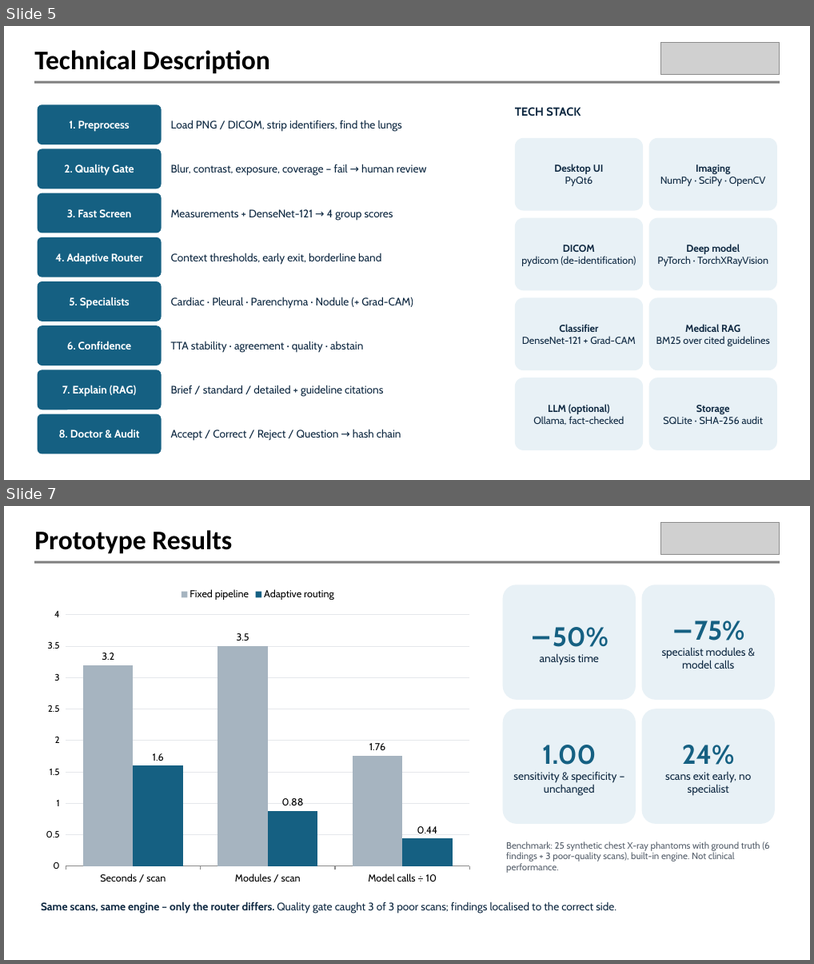
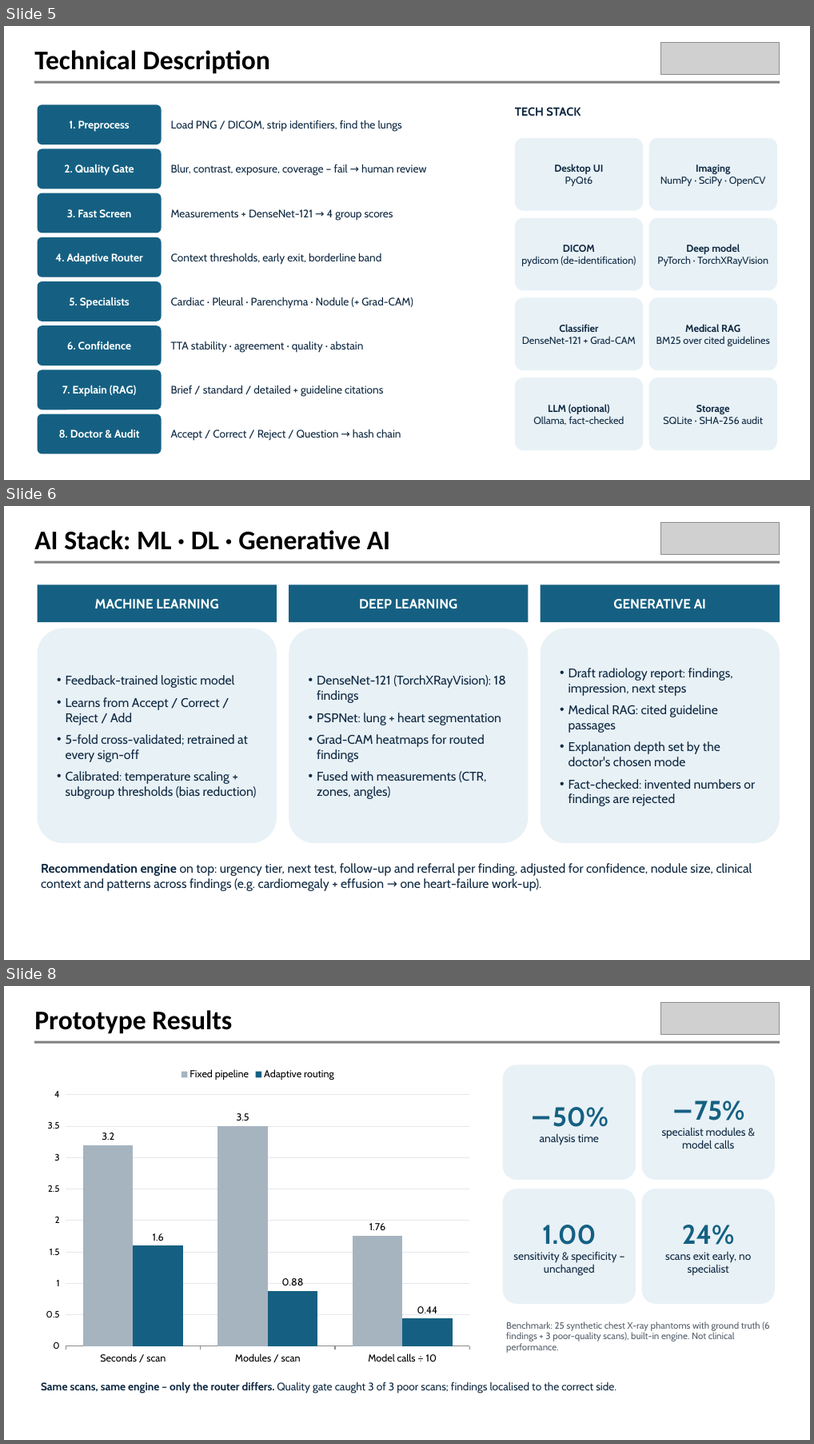
Before and after one commit to tedo001/med-scan, a slide deck: presentation/MEDSCAN_TECHgium_MedTech.pptx. Shown one above the other, each under a label of ours: slides 5 and 7 before the commit, slides 5, 6 and 8 after it; the slides between them are not shown. The pictures are 814x964 and 814x1444 pixels, drawn with LibreOffice and Linux fonts; fonts in the diff are those of the drawing; grey boxes stand for pictures; background and template pictures are left out. Boxes give left, top, right and bottom in pixels: in the first picture for what was removed or moved away, otherwise in the second. Text is boxed around its words. In the diff, an @@ line names an element or a change of style, - is before the commit and + after.

```diff
--- a/presentation/MEDSCAN_TECHgium_MedTech.pptx
+++ b/presentation/MEDSCAN_TECHgium_MedTech.pptx
@@ slide 6 added at (4,506,810,960), background #FFFFFF; not listed: 1 template element that a slide beside it also shows @@
@@ picture added at (662,522,780,554) @@
@@ title added at (34,530,390,550), 32 pt, text #000000, bold @@
+AI Stack: ML · DL · Generative AI
@@ rectangle added at (38,584,277,622), fill #156082, 16 pt, text #FFFFFF, bold @@
+MACHINE LEARNING
@@ rectangle added at (289,584,529,622), fill #156082, 16 pt, text #FFFFFF, bold @@
+DEEP LEARNING
@@ rectangle added at (541,584,780,622), fill #156082, 16 pt, text #FFFFFF, bold @@
+GENERATIVE AI
@@ rounded rectangle added at (38,628,277,843), fill #E8F1F6, 15 pt, text #0E2841 @@
+• Feedback-trained logistic model
+• Learns from Accept / Correct / Reject / Add
+• 5-fold cross-validated; retrained at every sign-off
+• Calibrated: temperature scaling + subgroup thresholds (bias reduction)
@@ rounded rectangle added at (289,628,529,843), fill #E8F1F6, 15 pt, text #0E2841 @@
+• DenseNet-121 (TorchXRayVision): 18 findings
+• PSPNet: lung + heart segmentation
+• Grad-CAM heatmaps for routed findings
+• Fused with measurements (CTR, zones, angles)
@@ rounded rectangle added at (541,628,780,843), fill #E8F1F6, 15 pt, text #0E2841 @@
+• Draft radiology report: findings, impression, next steps
+• Medical RAG: cited guideline passages
+• Explanation depth set by the doctor's chosen mode
+• Fact-checked: invented numbers or findings are rejected
@@ text added at (41,863,753,891), 15 pt, text #0E2841 @@
+Recommendation engine on top: urgency tier, next test, follow-up and referral per finding, adjusted for confidence, nodule size, clinical context and patterns across findings (e.g. cardiomegaly + effusion → one heart-failure work-up).
@@ what was slide 7 is now slide 8 @@
```
Also in this commit, not shown: 5 slides changed, 1 other slide added, 45 other files.
